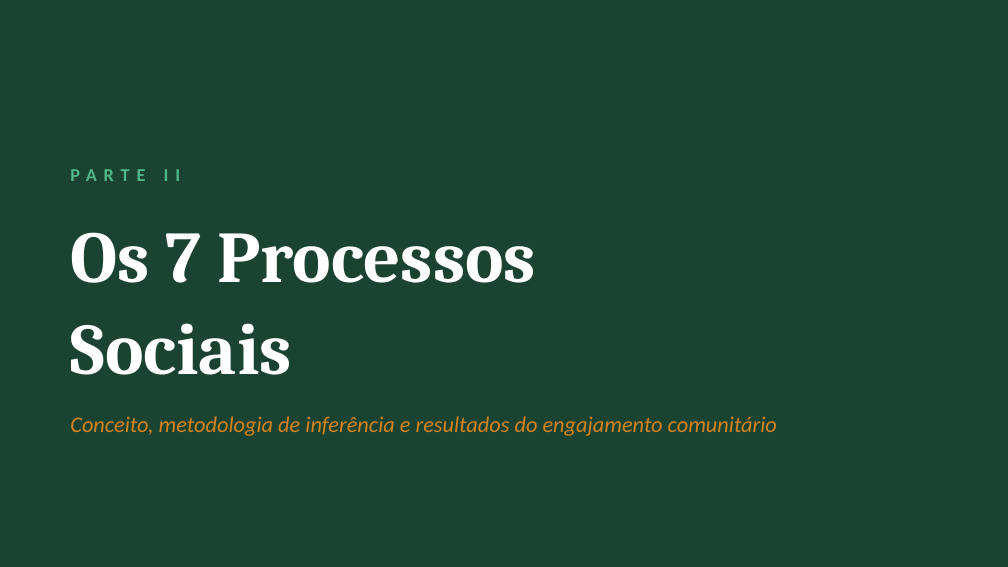
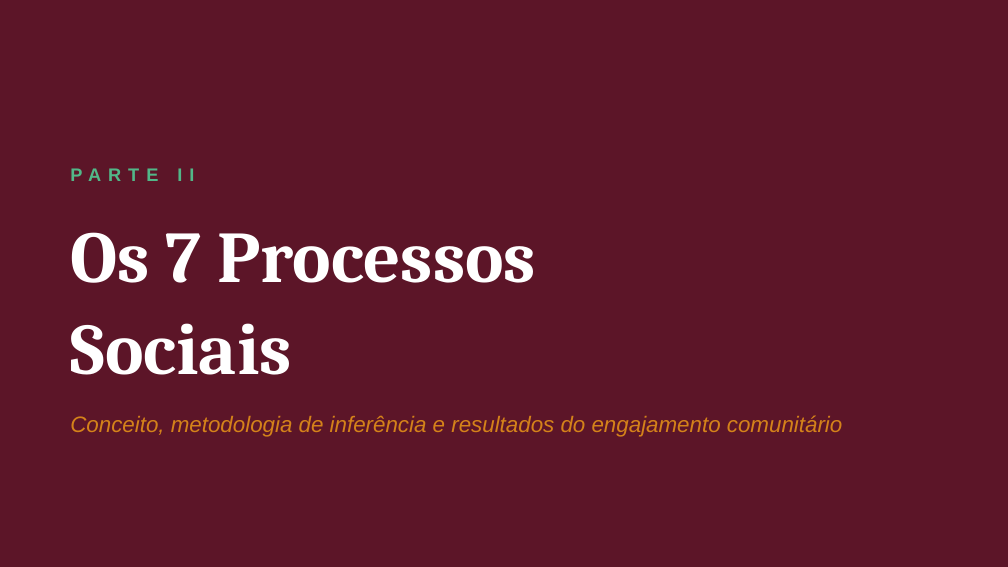
Before and after one commit to bruno-curta/arandu, a slide deck: slide 6 of Pesquisa_Comunidade_Arandu_2025.pptx. Drawn at 1008x567 pixels with LibreOffice and Linux fonts; fonts in the diff are those of the drawing. Boxes give left, top, right and bottom in pixels: in the first picture for what was removed or moved away, otherwise in the second. Text is boxed around its words. In the diff, an @@ line names an element or a change of style, - is before the commit and + after.

```diff
--- a/Pesquisa_Comunidade_Arandu_2025.pptx
+++ b/Pesquisa_Comunidade_Arandu_2025.pptx
@@ background #1B4332 to #5C1528 @@
@@ text "PARTE II" at <box>70,168,194,181</box>: font Calibri to Arial @@
@@ text "Conceito, metodologia de inferência e ..." at <box>70,415,842,437</box>: font Calibri to Arial @@
```
Also in this commit, not shown: 12 other slides changed, 1 other file.
